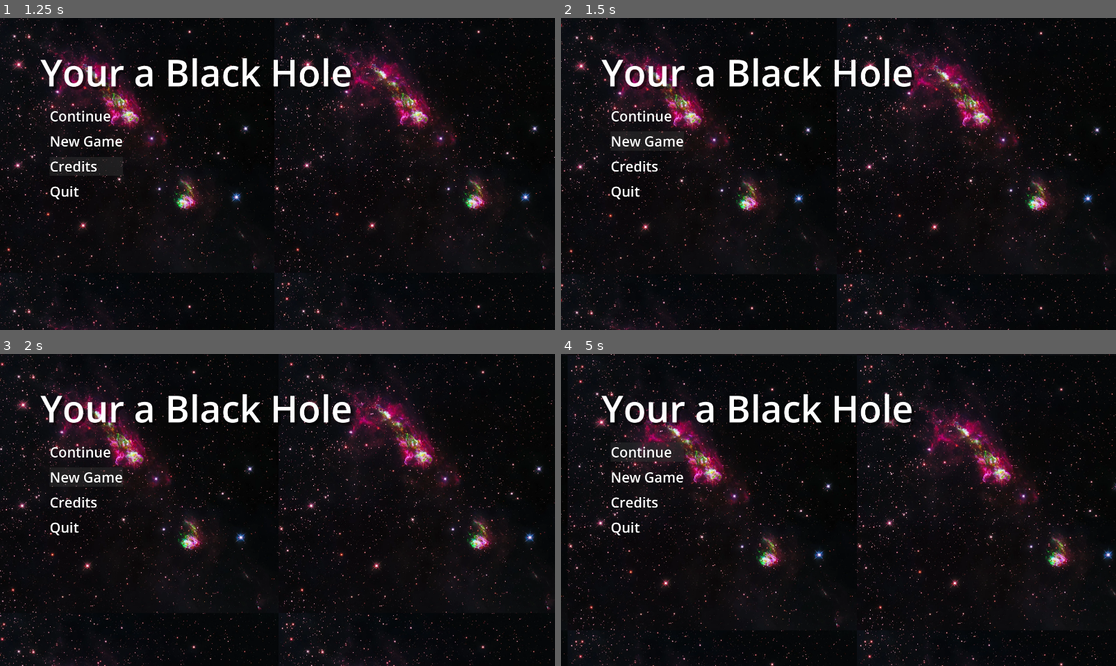
Above: before the commit, frames 1-4 (two rows, left to right).
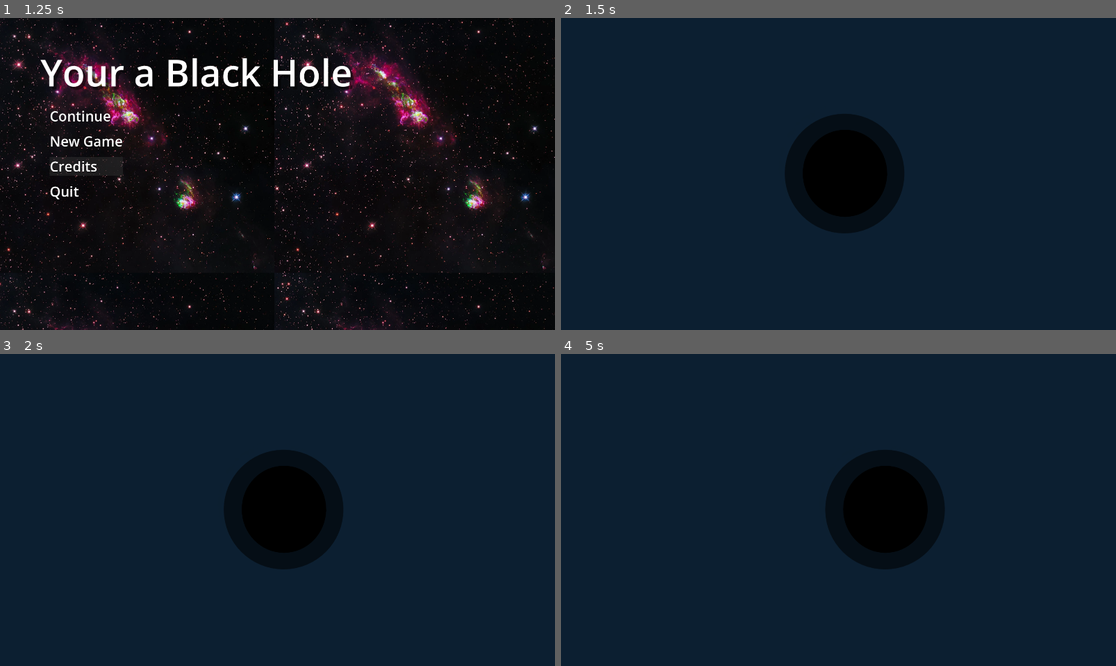
Above: after the commit, the same moments.

Repository: brokenfence-53/Black-Hole-Sim-Game
Game: Godot game, scene res://Levels/Main Menu/main_menu.tscn
Two runs of this game, one before a commit and one after it. Both use one fixed random seed, a clock stepped at 60 frames per second and the inputs below.
Inputs (mouse positions are in pixels of both pictures, inside the frame that each line leads up to):
- Up to frame 1 (1.25 s): click "Credits" at 0.5 s
- Up to frame 2 (1.5 s): click "New Game" at 1.25 s
- Up to frame 3 (2 s): no input
- Up to frame 4 (5 s): click (649, 475) at 2 s, where only the run before the commit has a clickable "New Game"; click (649, 450) at 2.75 s, where only the run before the commit has a clickable "Continue"; click (649, 450) at 3.5 s, where only the run before the commit has a clickable "Continue"; hold D (right, bound only after the commit) from 4.28 s (still down)

Frame 1 is identical in both runs. In frame 2, 90% of the frame differs, in the area x 0-100%, y 0-100%; in frame 3, 90%; in frame 4, 91%.

Commit message:
Pause Menu and Character Movement

Diff:
--- a/black-hole-sim/Characters/player.gd
+++ b/black-hole-sim/Characters/player.gd
@@ -1,9 +1,11 @@
 extends CharacterBody2D
-@export var movement_speed : float = 100.0
+@export var movement_speed : float = 200.0
 
 func _physics_process(delta: float) -> void:
 	var input_movement = Vector2 (
 		Input.get_action_strength("right") - Input.get_action_strength("left"),
 		Input.get_action_strength("down") - Input.get_action_strength("up")
-	)
+	).normalized()
+
 	velocity = input_movement * movement_speed
+	move_and_slide()
--- a/black-hole-sim/Characters/player.tscn
+++ b/black-hole-sim/Characters/player.tscn
@@ -1,8 +1,22 @@
 [gd_scene format=3 uid="uid://dh7qgjua6kt0d"]
 
 [ext_resource type="Script" uid="uid://b2bkw5xq236u8" path="res://Characters/player.gd" id="1_5mj4t"]
+[ext_resource type="Texture2D" uid="uid://o8c7qveoet3q" path="res://Sprites/BlackHole/Paint Layer 1.PNG" id="2_vb825"]
+[ext_resource type="Texture2D" uid="uid://dd4ryvanlqnup" path="res://Sprites/BlackHole/Paint Layer 2.PNG" id="3_65n15"]
+
+[sub_resource type="CircleShape2D" id="CircleShape2D_l48on"]
+radius = 190.0
 
 [node name="Player" type="CharacterBody2D" unique_id=780335499]
 script = ExtResource("1_5mj4t")
 
 [node name="CollisionShape2D" type="CollisionShape2D" parent="." unique_id=1578408206]
+shape = SubResource("CircleShape2D_l48on")
+
+[node name="Event Horizon" type="Sprite2D" parent="." unique_id=313886363]
+position = Vector2(-10, -14)
+texture = ExtResource("2_vb825")
+
+[node name="Transparent" type="Sprite2D" parent="." unique_id=1032171214]
+position = Vector2(-10, -15)
+texture = ExtResource("3_65n15")
--- /dev/null
+++ b/black-hole-sim/Levels/Main Menu/main_menu.gd
@@ -0,0 +1,27 @@
+extends Control
+
+
+# Called when the node enters the scene tree for the first time.
+func _ready() -> void:
+	pass # Replace with function body.
+
+
+# Called every frame. 'delta' is the elapsed time since the previous frame.
+func _process(delta: float) -> void:
+	pass
+
+
+func _on_continue_pressed() -> void:
+	get_tree().change_scene_to_file("res://Levels/level_1.tscn")
+
+
+func _on_new_game_pressed() -> void:
+	get_tree().change_scene_to_file("res://Levels/level_1.tscn")
+
+
+func _on_credits_pressed() -> void:
+	pass # Replace with function body.
+
+
+func _on_quit_pressed() -> void:
+	get_tree().quit()
--- a/black-hole-sim/Levels/Main Menu/main_menu.tscn
+++ b/black-hole-sim/Levels/Main Menu/main_menu.tscn
@@ -1,5 +1,6 @@
 [gd_scene format=3 uid="uid://cmv0d1vbomjwe"]
 
+[ext_resource type="Script" uid="uid://cwhsqodqy2ycg" path="res://Levels/Main Menu/main_menu.gd" id="1_1ajju"]
 [ext_resource type="Texture2D" uid="uid://tisgyt3dmf7o" path="res://Sprites/hubble-hh80-new-4filters-v7-finalcrop.webp" id="1_e2pmq"]
 
 [sub_resource type="StyleBoxFlat" id="StyleBoxFlat_06t4h"]
@@ -21,6 +22,7 @@
 anchor_bottom = 1.0
 grow_horizontal = 2
 grow_vertical = 2
+script = ExtResource("1_1ajju")
 
 [node name="Camera2D" type="Camera2D" parent="." unique_id=1716254751]
 anchor_mode = 0
--- /dev/null
+++ b/black-hole-sim/Levels/level_1.tscn
@@ -0,0 +1,16 @@
+[gd_scene format=3 uid="uid://b2rpcn3yfnqrl"]
+
+[ext_resource type="PackedScene" uid="uid://dh7qgjua6kt0d" path="res://Characters/player.tscn" id="1_n0qsc"]
+[ext_resource type="PackedScene" uid="uid://dtod47scy00d" path="res://pause_menu.tscn" id="2_dilhk"]
+
+[node name="Level_1" type="Node2D" unique_id=1545604944]
+
+[node name="Player" parent="." unique_id=780335499 instance=ExtResource("1_n0qsc")]
+position = Vector2(982, 538)
+
+[node name="Camera2D" type="Camera2D" parent="." unique_id=2097959148]
+anchor_mode = 0
+position_smoothing_enabled = true
+rotation_smoothing_enabled = true
+
+[node name="PauseMenu" parent="." unique_id=1818061711 instance=ExtResource("2_dilhk")]
--- /dev/null
+++ b/black-hole-sim/pause_menu.gd
@@ -0,0 +1,29 @@
+extends CanvasLayer
+
+# Called when the node enters the scene tree for the first time.
+func _ready() -> void:
+	visible = false
+	get_tree().paused = false
+
+
+# Called every frame. 'delta' is the elapsed time since the previous frame.
+func _process(delta: float) -> void:
+	if Input.is_action_just_pressed("ui_cancel"):
+		if get_tree().paused:
+			visible = false
+			get_tree().paused = false
+		else:
+			visible = true
+			get_tree().paused = true
+
+
+func _on_main_menu_pressed() -> void:
+	get_tree().change_scene_to_file("res://Levels/Main Menu/main_menu.tscn") # Replace with function body.
+
+
+func _on_quit_pressed() -> void:
+	get_tree().quit() # Replace with function body.
+
+
+func _on_resume_pressed() -> void:
+	visible = false
--- /dev/null
+++ b/black-hole-sim/pause_menu.tscn
@@ -0,0 +1,111 @@
+[gd_scene format=3 uid="uid://dtod47scy00d"]
+
+[ext_resource type="Script" uid="uid://b7u4rcqg7gtn6" path="res://pause_menu.gd" id="1_hdmo1"]
+[ext_resource type="Texture2D" uid="uid://dd4ryvanlqnup" path="res://Sprites/BlackHole/Paint Layer 2.PNG" id="2_nwcfo"]
+
+[sub_resource type="StyleBoxFlat" id="StyleBoxFlat_wyi4u"]
+bg_color = Color(0.6, 0.6, 0.6, 0)
+shadow_color = Color(0, 0, 0, 1)
+shadow_offset = Vector2(5, 5)
+
+[sub_resource type="StyleBoxFlat" id="StyleBoxFlat_hdmo1"]
+bg_color = Color(0.19215687, 0.19215687, 0.19215687, 0.5058824)
+
+[sub_resource type="StyleBoxFlat" id="StyleBoxFlat_nwcfo"]
+bg_color = Color(0.19076231, 0.19076234, 0.19076222, 0.5058824)
+shadow_color = Color(0, 0, 0, 0)
+
+[node name="PauseMenu" type="CanvasLayer" unique_id=1818061711]
+process_mode = 3
+script = ExtResource("1_hdmo1")
+
+[node name="Camera2D" type="Camera2D" parent="." unique_id=1571182219]
+anchor_mode = 0
+position_smoothing_enabled = true
+rotation_smoothing_enabled = true
+
+[node name="MarginContainer" type="MarginContainer" parent="." unique_id=1454415031]
+offset_right = 1917.0
+offset_bottom = 1077.0
+theme_override_constants/margin_left = 140
+theme_override_constants/margin_top = 100
+theme_override_constants/margin_right = 120
+theme_override_constants/margin_bottom = 80
+
+[node name="HBoxContainer" type="HBoxContainer" parent="MarginContainer" unique_id=719361880]
+layout_mode = 2
+
+[node name="CenterContainer" type="CenterContainer" parent="MarginContainer/HBoxContainer" unique_id=30738903]
+layout_mode = 2
+
+[node name="VBoxContainer" type="VBoxContainer" parent="MarginContainer/HBoxContainer/CenterContainer" unique_id=330306580]
+layout_mode = 2
+
+[node name="Paused" type="Label" parent="MarginContainer/HBoxContainer/CenterContainer/VBoxContainer" unique_id=1887043625]
+layout_mode = 2
+theme_override_colors/font_shadow_color = Color(0, 0, 0, 0.5254902)
+theme_override_constants/shadow_offset_x = 10
+theme_override_constants/shadow_offset_y = 10
+theme_override_constants/shadow_outline_size = 0
+theme_override_font_sizes/font_size = 128
+text = "Paused"
+
+[node name="Indent" type="Label" parent="MarginContainer/HBoxContainer/CenterContainer/VBoxContainer" unique_id=1842788245]
+layout_mode = 2
+theme_override_colors/font_shadow_color = Color(0, 0, 0, 0.5254902)
+theme_override_constants/shadow_offset_x = 10
+theme_override_constants/shadow_offset_y = 10
+theme_override_constants/shadow_outline_size = 0
+theme_override_font_sizes/font_size = 16
+
+[node name="Main Menu" type="Button" parent="MarginContainer/HBoxContainer/CenterContainer/VBoxContainer" unique_id=1540890909]
+layout_mode = 2
+theme_override_colors/font_color = Color(1, 1, 1, 1)
+theme_override_colors/font_pressed_color = Color(1, 1, 1, 0.7764706)
+theme_override_colors/font_hover_color = Color(1, 1, 1, 1)
+theme_override_colors/font_outline_color = Color(0, 0, 0, 0.5254902)
+theme_override_constants/outline_size = 5
+theme_override_font_sizes/font_size = 48
+theme_override_styles/normal = SubResource("StyleBoxFlat_wyi4u")
+theme_override_styles/pressed = SubResource("StyleBoxFlat_hdmo1")
+theme_override_styles/hover = SubResource("StyleBoxFlat_nwcfo")
+text = "Main Menu
+"
+
+[node name="Resume" type="Button" parent="MarginContainer/HBoxContainer/CenterContainer/VBoxContainer" unique_id=567095315]
+layout_mode = 2
+theme_override_colors/font_color = Color(1, 1, 1, 1)
+theme_override_colors/font_pressed_color = Color(1, 1, 1, 0.7764706)
+theme_override_colors/font_hover_color = Color(1, 1, 1, 1)
+theme_override_colors/font_outline_color = Color(0, 0, 0, 0.5254902)
+theme_override_constants/outline_size = 5
+theme_override_font_sizes/font_size = 48
+theme_override_styles/normal = SubResource("StyleBoxFlat_wyi4u")
+theme_override_styles/pressed = SubResource("StyleBoxFlat_hdmo1")
+theme_override_styles/hover = SubResource("StyleBoxFlat_nwcfo")
+text = "Resume
+
+"
+
+[node name="Quit" type="Button" parent="MarginContainer/HBoxContainer/CenterContainer/VBoxContainer" unique_id=736330766]
+layout_mode = 2
+theme_override_colors/font_color = Color(1, 1, 1, 1)
+theme_override_colors/font_pressed_color = Color(1, 1, 1, 0.7764706)
+theme_override_colors/font_hover_color = Color(1, 1, 1, 1)
+theme_override_colors/font_outline_color = Color(0, 0, 0, 0.5254902)
+theme_override_constants/outline_size = 5
+theme_override_font_sizes/font_size = 48
+theme_override_styles/normal = SubResource("StyleBoxFlat_wyi4u")
+theme_override_styles/pressed = SubResource("StyleBoxFlat_hdmo1")
+theme_override_styles/hover = SubResource("StyleBoxFlat_nwcfo")
+text = "Quit"
+
+[node name="Sprite2D" type="Sprite2D" parent="." unique_id=1787958355]
+z_index = -1
+position = Vector2(0, 510)
+scale = Vector2(3, 3)
+texture = ExtResource("2_nwcfo")
+
+[connection signal="pressed" from="MarginContainer/HBoxContainer/CenterContainer/VBoxContainer/Main Menu" to="." method="_on_main_menu_pressed"]
+[connection signal="pressed" from="MarginContainer/HBoxContainer/CenterContainer/VBoxContainer/Resume" to="." method="_on_resume_pressed"]
+[connection signal="pressed" from="MarginContainer/HBoxContainer/CenterContainer/VBoxContainer/Quit" to="." method="_on_quit_pressed"]
--- a/black-hole-sim/project.godot
+++ b/black-hole-sim/project.godot
@@ -20,6 +20,33 @@
 window/size/viewport_width=1920
 window/size/viewport_height=1080
 
+[input]
+
+right={
+"deadzone": 0.2,
+"events": [Object(InputEventKey,"resource_local_to_scene":false,"resource_name":"","device":-1,"window_id":0,"alt_pressed":false,"shift_pressed":false,"ctrl_pressed":false,"meta_pressed":false,"pressed":false,"keycode":0,"physical_keycode":68,"key_label":0,"unicode":100,"location":0,"echo":false,"script":null)
+, Object(InputEventKey,"resource_local_to_scene":false,"resource_name":"","device":-1,"window_id":0,"alt_pressed":false,"shift_pressed":false,"ctrl_pressed":false,"meta_pressed":false,"pressed":false,"keycode":0,"physical_keycode":4194321,"key_label":0,"unicode":0,"location":0,"echo":false,"script":null)
+]
+}
+left={
+"deadzone": 0.2,
+"events": [Object(InputEventKey,"resource_local_to_scene":false,"resource_name":"","device":-1,"window_id":0,"alt_pressed":false,"shift_pressed":false,"ctrl_pressed":false,"meta_pressed":false,"pressed":false,"keycode":0,"physical_keycode":4194319,"key_label":0,"unicode":0,"location":0,"echo":false,"script":null)
+, Object(InputEventKey,"resource_local_to_scene":false,"resource_name":"","device":-1,"window_id":0,"alt_pressed":false,"shift_pressed":false,"ctrl_pressed":false,"meta_pressed":false,"pressed":false,"keycode":0,"physical_keycode":65,"key_label":0,"unicode":97,"location":0,"echo":false,"script":null)
+]
+}
+up={
+"deadzone": 0.2,
+"events": [Object(InputEventKey,"resource_local_to_scene":false,"resource_name":"","device":-1,"window_id":0,"alt_pressed":false,"shift_pressed":false,"ctrl_pressed":false,"meta_pressed":false,"pressed":false,"keycode":0,"physical_keycode":4194320,"key_label":0,"unicode":0,"location":0,"echo":false,"script":null)
+, Object(InputEventKey,"resource_local_to_scene":false,"resource_name":"","device":-1,"window_id":0,"alt_pressed":false,"shift_pressed":false,"ctrl_pressed":false,"meta_pressed":false,"pressed":false,"keycode":0,"physical_keycode":87,"key_label":0,"unicode":119,"location":0,"echo":false,"script":null)
+]
+}
+down={
+"deadzone": 0.2,
+"events": [Object(InputEventKey,"resource_local_to_scene":false,"resource_name":"","device":-1,"window_id":0,"alt_pressed":false,"shift_pressed":false,"ctrl_pressed":false,"meta_pressed":false,"pressed":false,"keycode":0,"physical_keycode":83,"key_label":0,"unicode":115,"location":0,"echo":false,"script":null)
+, Object(InputEventKey,"resource_local_to_scene":false,"resource_name":"","device":-1,"window_id":0,"alt_pressed":false,"shift_pressed":false,"ctrl_pressed":false,"meta_pressed":false,"pressed":false,"keycode":0,"physical_keycode":4194322,"key_label":0,"unicode":0,"location":0,"echo":false,"script":null)
+]
+}
+
 [physics]
 
 3d/physics_engine="Jolt Physics"
@@ -27,3 +54,4 @@
 [rendering]
 
 rendering_device/driver.windows="d3d12"
+environment/defaults/default_clear_color=Color(0.048522703, 0.1225047, 0.19090119, 1)
Binary file added: black-hole-sim/Sprites/BlackHole/Paint Layer 1.PNG
Not shown, added: black-hole-sim/Sprites/BlackHole/Paint Layer 1.PNG.import
Binary file added: black-hole-sim/Sprites/BlackHole/Paint Layer 2.PNG
Not shown, added: black-hole-sim/Sprites/BlackHole/Paint Layer 2.PNG.import
Not shown, added: black-hole-sim/pause_menu.gd.uid
